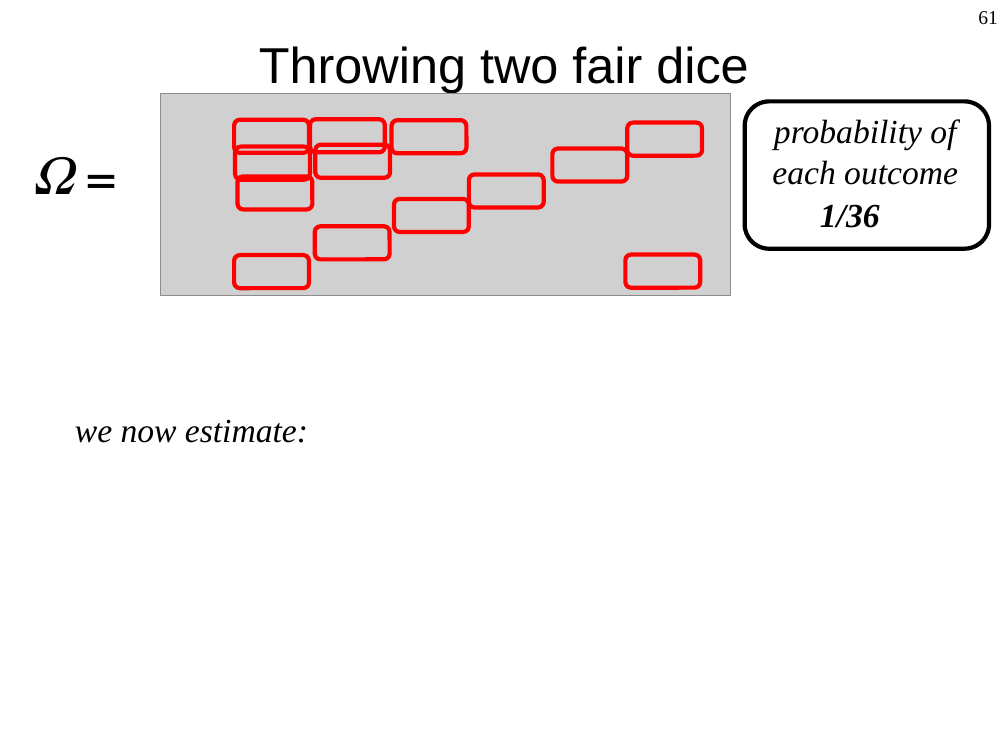
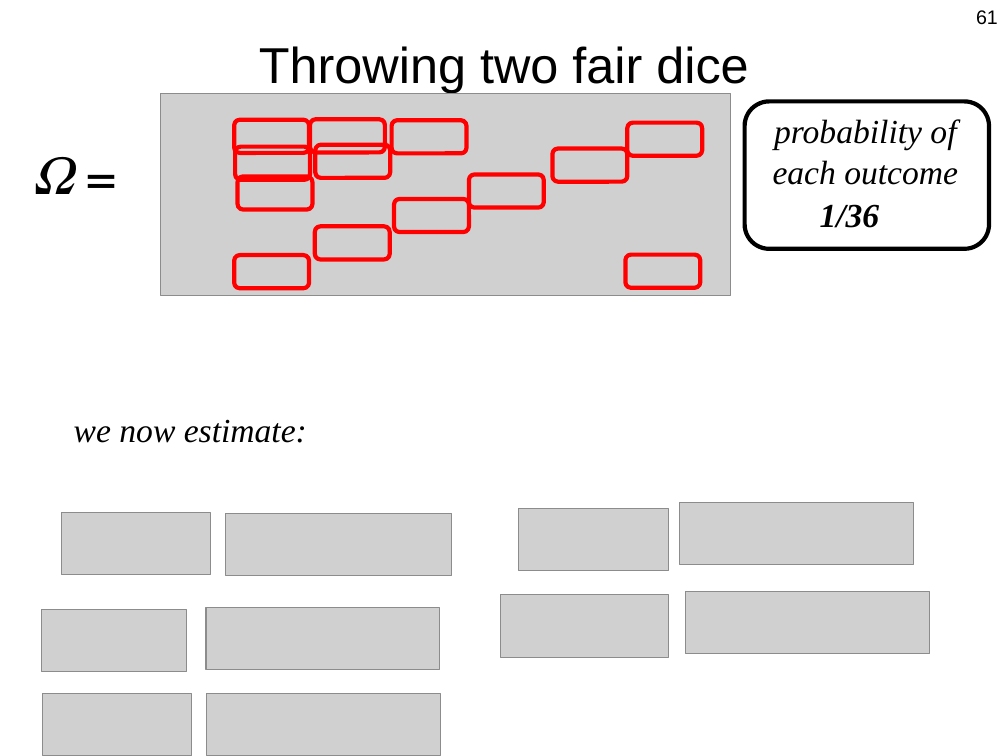
Before and after one commit to Berkeley-ME233/Berkeley-ME233.github.io, a slide deck: slide 61 of static/ME233_Sp16_L2_Probability_Intro.pptx. Drawn at 1008x756 pixels with LibreOffice and Linux fonts; fonts in the diff are those of the drawing; grey boxes stand for pictures. Boxes give left, top, right and bottom in pixels: in the first picture for what was removed or moved away, otherwise in the second. Text is boxed around its words. In the diff, an @@ line names an element or a change of style, - is before the commit and + after.

```diff
--- a/static/ME233_Sp16_L2_Probability_Intro.pptx
+++ b/static/ME233_Sp16_L2_Probability_Intro.pptx
@@ page number at box(976, 10, 998, 25): font Times New Roman to Arial @@
@@ picture added at box(519, 508, 668, 571) @@
@@ picture added at box(679, 503, 913, 565) @@
@@ picture added at box(61, 513, 211, 576) @@
@@ picture added at box(226, 513, 452, 576) @@
@@ picture added at box(501, 595, 668, 657) @@
@@ picture added at box(685, 592, 929, 654) @@
@@ picture added at box(41, 610, 187, 672) @@
@@ picture added at box(206, 607, 438, 669) @@
@@ picture added at box(42, 694, 192, 756) @@
@@ picture added at box(207, 694, 440, 756) @@
```
Also in this commit, not shown: 62 other slides changed, 2 other files.
